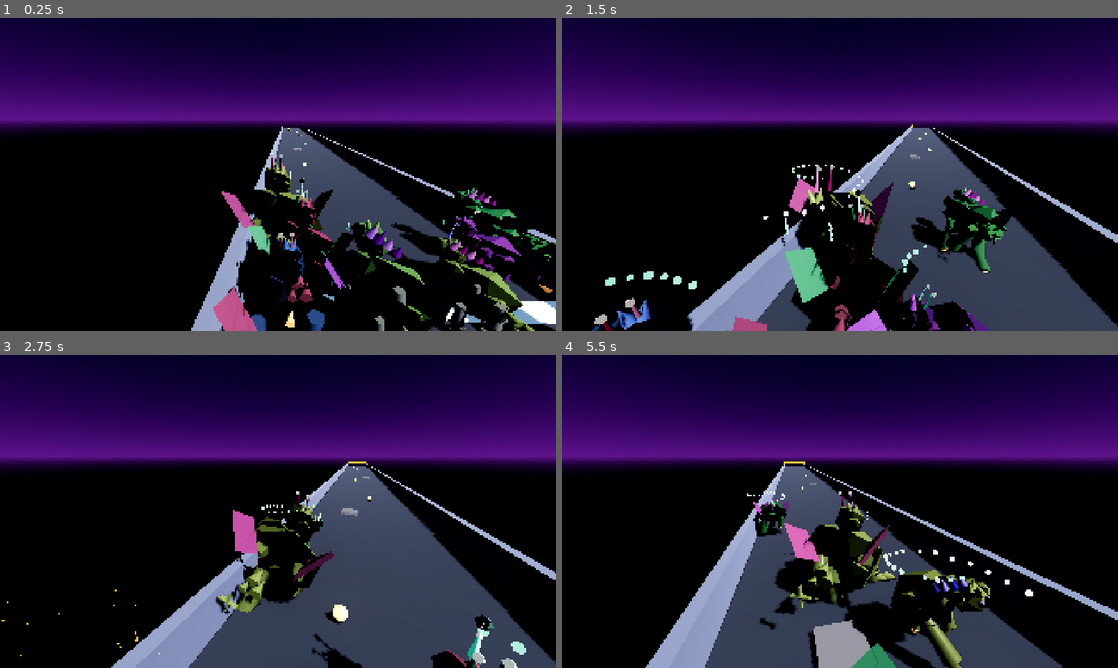
Above: before the commit, frames 1-4 (two rows, left to right).
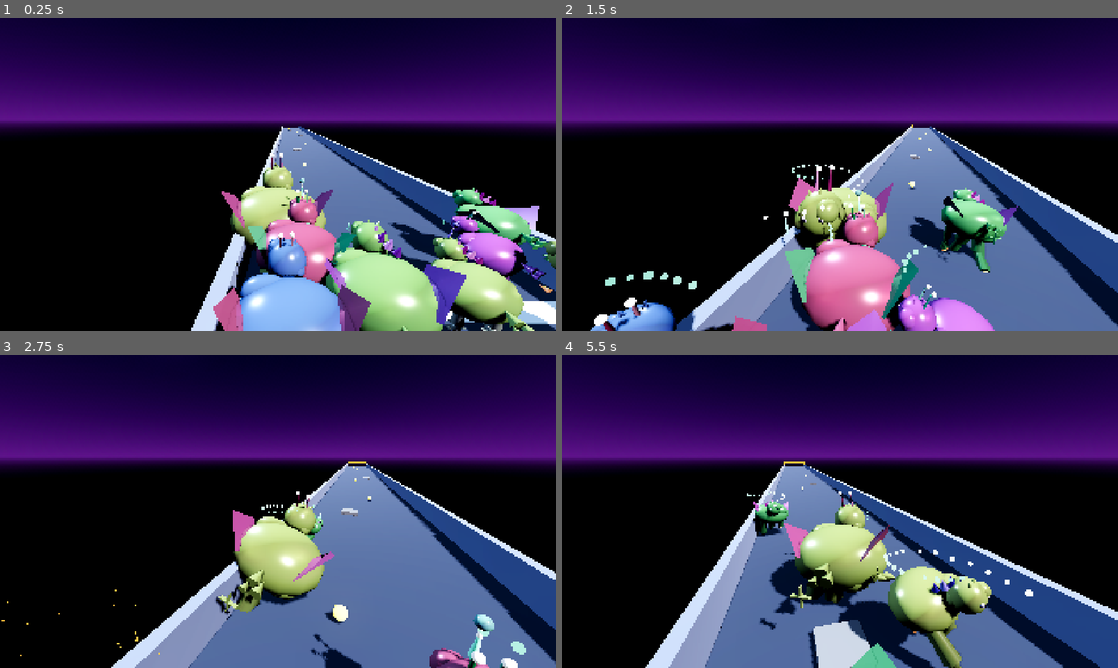
Above: after the commit, the same moments.

Repository: emilyvsemily/SpacePonies
Game: Godot game, scene res://scenes/Main.tscn
Same seed, same stepped clock (60 frames per second), same inputs: the game is played once before the commit and once after it. This scene is started directly instead of the project's main scene.
Inputs:
- Up to frame 1 (0.25 s): no input
- Up to frame 2 (1.5 s): hold D (move_right) 0.53-1.28 s; tap E (ability) at 0.6, 1.35 s; tap Space (jump) at 0.77 s; hold S (move_back) from 1.28 s (still down)
- Up to frame 3 (2.75 s): tap Space (jump) at 1.52 s; release S (move_back) at 2.03 s; hold D (move_right) from 2.03 s (still down); tap E (ability) at 2.1 s
- Up to frame 4 (5.5 s): release D (move_right) at 2.78 s; hold W (move_forward) 2.78-3.53 s; tap E (ability) every 0.75 s from 2.85 to 5.1 s; tap Space (jump) at 3.02, 3.77, 4.52 s; hold A (move_left) 3.53-5.03 s; hold S (move_back) from 5.03 s (still down)

The runs differ from the first frame. In frame 1, 27% of the frame differs, in the area x 34-100%, y 34-100%; in frame 2, 30%; in frame 3, 30%, in the area x 20-100%, y 34-100%; in frame 4, 30%.

Commit message:
Fix ponies reading as mostly black regardless of coat color
Root cause: the body/head "blobs" were a hand-rolled flat-shaded
icosahedron — only 20 large triangular faces, each face's color
depending entirely on its own angle to the scene's single directional
light. With that few faces, most of them face away from the light
and render near-black almost regardless of the material's actual
albedo — so every pony looked "mostly black and purple" no matter
what genome.coat_hue actually was, since the darkness came from the
lighting/shading model, not the color itself.

Replaced the custom icosahedron with a smooth-shaded SphereMesh
(shared, reused via per-instance scale like before) — smooth normals
blend continuously across the surface instead of any single face
being fully unlit, so the coat color now reads correctly and evenly.
Also simpler: deletes the hand-rolled icosahedron vertex/face data
entirely.

Also added a soft cool-toned fill DirectionalLight3D from a second
angle (no shadows, cheap) and nudged ambient back up slightly
(0.45 -> 0.55), matching the Look Book's own multi-light setup more
closely — this game only had one harsh key light, which is the other
half of why undersides/facing-away surfaces were reading dark.

Verified headless: 8 varied-genome ponies race/collide/finish with
zero errors.

Co-Authored-By: Claude Sonnet 5 <noreply@anthropic.com>

Diff:
--- a/scenes/Main.tscn
+++ b/scenes/Main.tscn
@@ -18,7 +18,7 @@
 background_mode = 2
 sky = SubResource("Sky_1")
 ambient_light_source = 3
-ambient_light_energy = 0.45
+ambient_light_energy = 0.55
 tonemap_mode = 3
 ssao_enabled = true
 ssao_intensity = 1.5
@@ -76,5 +76,11 @@
 shadow_enabled = true
 shadow_blur = 0.5
 
+[node name="FillLight" type="DirectionalLight3D" parent="."]
+rotation_degrees = Vector3(-30, -135, 0)
+light_energy = 0.5
+light_color = Color(0.6, 0.75, 1.0, 1.0)
+shadow_enabled = false
+
 [node name="WorldEnvironment" type="WorldEnvironment" parent="."]
 environment = SubResource("Environment_1")
--- a/scripts/pony_rig_builder.gd
+++ b/scripts/pony_rig_builder.gd
@@ -3,10 +3,10 @@
 
 ## Procedurally builds a pony's visual rig from a PonyGenome, ported from
 ## the Look Book's buildRig()/buildLeg() (docs/index.html). Geometry is all
-## Godot primitives (Box/Cylinder/flat-shaded icosahedron) rather than a
-## fixed imported asset, since bred/generated ponies vary structurally
-## (leg count, leg type, tail type, adaptations) in a way a single static
-## mesh can't represent.
+## Godot primitives (Box/Cylinder/smooth Sphere) rather than a fixed
+## imported asset, since bred/generated ponies vary structurally (leg
+## count, leg type, tail type, adaptations) in a way a single static mesh
+## can't represent.
 
 const LEG_LAYOUTS := {
 	2: [{"x": 0.0, "z": 0.34, "phase": 0.0}, {"x": 0.0, "z": -0.34, "phase": PI}],
@@ -17,7 +17,7 @@
 	]
 }
 
-static var _unit_icosahedron: ArrayMesh
+static var _shared_blob_mesh: SphereMesh
 
 ## Result: { leg_hips, leg_knees, leg_phase_offsets: Array[float],
 ## flame_outers, flame_inners (parallel arrays, null where not applicable),
@@ -69,18 +69,18 @@
 	var flame_yellow := _mat(Color(1.0, 0.82, 0.4), Color(1.0, 0.82, 0.4), 0.6)
 
 	# torso
-	var torso := _icosphere(Vector3(0.82 * 1.28, 0.82 * 0.82, 0.82 * 1.05), body_main)
+	var torso := _blob(Vector3(0.82 * 1.28, 0.82 * 0.82, 0.82 * 1.05), body_main)
 	rig.add_child(torso)
-	var torso_light := _icosphere(Vector3(0.42 * 1.1, 0.42 * 0.7, 0.42 * 0.7), body_light)
+	var torso_light := _blob(Vector3(0.42 * 1.1, 0.42 * 0.7, 0.42 * 0.7), body_light)
 	torso_light.position = Vector3(0.42, 0.32, 0.42)
 	rig.add_child(torso_light)
-	var torso_dark := _icosphere(Vector3(0.46, 0.46 * 0.7, 0.46 * 0.75), body_dark)
+	var torso_dark := _blob(Vector3(0.46, 0.46 * 0.7, 0.46 * 0.75), body_dark)
 	torso_dark.position = Vector3(-0.3, -0.28, -0.32)
 	rig.add_child(torso_dark)
 
 	if genome.coat_pattern == "spotted":
 		for p in [Vector3(0.5, 0.05, 0.1), Vector3(-0.15, 0.35, 0.5), Vector3(0.1, -0.2, -0.55), Vector3(-0.45, 0.0, -0.05)]:
-			var spot := _icosphere(Vector3.ONE * (0.13 + randf() * 0.06), spot_mat)
+			var spot := _blob(Vector3.ONE * (0.13 + randf() * 0.06), spot_mat)
 			spot.position = p
 			rig.add_child(spot)
 
@@ -89,11 +89,11 @@
 	head_group.name = "HeadGroup"
 	head_group.position = Vector3(0, 0.58, 0.92)
 	rig.add_child(head_group)
-	head_group.add_child(_icosphere(Vector3.ONE * 0.4, head_main))
-	var head_light_mesh := _icosphere(Vector3.ONE * 0.2, head_light)
+	head_group.add_child(_blob(Vector3.ONE * 0.4, head_main))
+	var head_light_mesh := _blob(Vector3.ONE * 0.2, head_light)
 	head_light_mesh.position = Vector3(0.18, 0.14, 0.2)
 	head_group.add_child(head_light_mesh)
-	var head_dark_mesh := _icosphere(Vector3.ONE * 0.2, head_dark)
+	var head_dark_mesh := _blob(Vector3.ONE * 0.2, head_dark)
 	head_dark_mesh.position = Vector3(-0.15, -0.1, -0.16)
 	head_group.add_child(head_dark_mesh)
 
@@ -116,7 +116,7 @@
 		var horn_tip := _cone(0.028, 0.2, horn_tip_mat)
 		horn_tip.position.y = 0.42
 		horn_group.add_child(horn_tip)
-		var glow := _icosphere(Vector3.ONE * 0.075, _mat(PonyGenome.hsl_to_color(horn_hue, 0.5, 0.7)))
+		var glow := _blob(Vector3.ONE * 0.075, _mat(PonyGenome.hsl_to_color(horn_hue, 0.5, 0.7)))
 		glow.position.y = 0.52
 		horn_group.add_child(glow)
 		horn_glow = glow
@@ -135,9 +135,9 @@
 	for p in eye_specs:
 		var eye := Node3D.new()
 		eye.position = Vector3(p[0], p[1], p[2])
-		var white := _icosphere(Vector3.ONE * p[3], eye_white)
+		var white := _blob(Vector3.ONE * p[3], eye_white)
 		eye.add_child(white)
-		var pupil := _icosphere(Vector3.ONE * p[4], eye_pupil)
+		var pupil := _blob(Vector3.ONE * p[4], eye_pupil)
 		pupil.position.z = p[3] * 0.7
 		eye.add_child(pupil)
 		head_group.add_child(eye)
@@ -168,7 +168,7 @@
 			stalk.position = Vector3(p.x, p.y + 0.18, p.z)
 			stalk.rotation.x = -0.35
 			head_group.add_child(stalk)
-			var bead := _icosphere(Vector3.ONE * 0.05, horn_tip_mat)
+			var bead := _blob(Vector3.ONE * 0.05, horn_tip_mat)
 			bead.position = Vector3(p.x, p.y + 0.38, p.z - 0.12)
 			head_group.add_child(bead)
 
@@ -277,10 +277,10 @@
 	knee.name = "LegKnee"
 	knee.position.y = -upper_len
 	hip.add_child(knee)
-	knee.add_child(_icosphere(Vector3.ONE * (length * 0.085), mats.light))
+	knee.add_child(_blob(Vector3.ONE * (length * 0.085), mats.light))
 
 	if leg_type == "propeller-feet":
-		var hub := _icosphere(Vector3.ONE * (length * 0.11), mats.accent)
+		var hub := _blob(Vector3.ONE * (length * 0.11), mats.accent)
 		hub.position.y = -lower_len * 0.3
 		knee.add_child(hub)
 		var prop_group := Node3D.new()
@@ -320,7 +320,7 @@
 			hoof.position.y = -lower_len - length * 0.03
 			knee.add_child(hoof)
 		else:
-			var tip := _icosphere(Vector3.ONE * (length * 0.07), mats.light)
+			var tip := _blob(Vector3.ONE * (length * 0.07), mats.light)
 			tip.position.y = -lower_len
 			knee.add_child(tip)
 
@@ -377,49 +377,27 @@
 static func _cone(radius: float, height: float, material: Material, segments: int = 5) -> MeshInstance3D:
 	return _cylinder(0.0, radius, height, material, segments)
 
-static func _icosphere(radius: Vector3, material: Material) -> MeshInstance3D:
+static func _blob(radius: Vector3, material: Material) -> MeshInstance3D:
 	var mi := MeshInstance3D.new()
-	mi.mesh = _get_icosahedron()
+	mi.mesh = _get_blob_mesh()
 	mi.set_surface_override_material(0, material)
 	mi.scale = radius
 	return mi
 
-## A real regular icosahedron (20 flat-shaded triangular faces), unit
-## radius, built once and reused via per-instance `scale` — the low-poly
-## "gem" look from the Look Book, since Godot has no built-in icosahedron
-## primitive.
-static func _get_icosahedron() -> ArrayMesh:
-	if _unit_icosahedron == null:
-		_unit_icosahedron = _build_icosahedron()
-	return _unit_icosahedron
-
-static func _build_icosahedron() -> ArrayMesh:
-	var t := (1.0 + sqrt(5.0)) / 2.0
-	var raw := [
-		Vector3(-1, t, 0), Vector3(1, t, 0), Vector3(-1, -t, 0), Vector3(1, -t, 0),
-		Vector3(0, -1, t), Vector3(0, 1, t), Vector3(0, -1, -t), Vector3(0, 1, -t),
-		Vector3(t, 0, -1), Vector3(t, 0, 1), Vector3(-t, 0, -1), Vector3(-t, 0, 1)
-	]
-	var verts: Array[Vector3] = []
-	for v in raw:
-		verts.append(v.normalized())
-	var faces := [
-		[0, 11, 5], [0, 5, 1], [0, 1, 7], [0, 7, 10], [0, 10, 11],
-		[1, 5, 9], [5, 11, 4], [11, 10, 2], [10, 7, 6], [7, 1, 8],
-		[3, 9, 4], [3, 4, 2], [3, 2, 6], [3, 6, 8], [3, 8, 9],
-		[4, 9, 5], [2, 4, 11], [6, 2, 10], [8, 6, 7], [9, 8, 1]
-	]
-	var st := SurfaceTool.new()
-	st.begin(Mesh.PRIMITIVE_TRIANGLES)
-	for f in faces:
-		var a: Vector3 = verts[f[0]]
-		var b: Vector3 = verts[f[1]]
-		var c: Vector3 = verts[f[2]]
-		var normal := (b - a).cross(c - a).normalized()
-		st.set_normal(normal)
-		st.add_vertex(a)
-		st.set_normal(normal)
-		st.add_vertex(b)
-		st.set_normal(normal)
-		st.add_vertex(c)
-	return st.commit()
+## A smooth-shaded sphere, unit radius, reused via per-instance `scale`.
+## Previously a hand-rolled flat-shaded icosahedron (20 big triangular
+## faces) for a low-poly "gem" look — but flat shading means each face's
+## color depends entirely on its own angle to the scene's one directional
+## light, so with only 20 faces most of them face away from that light and
+## render near-black almost regardless of the material's actual color. A
+## smooth sphere blends normals continuously instead, so the coat color
+## reads evenly and correctly reflects the genome's hue everywhere.
+static func _get_blob_mesh() -> SphereMesh:
+	if _shared_blob_mesh == null:
+		var s := SphereMesh.new()
+		s.radius = 1.0
+		s.height = 2.0
+		s.radial_segments = 14
+		s.rings = 8
+		_shared_blob_mesh = s
+	return _shared_blob_mesh
